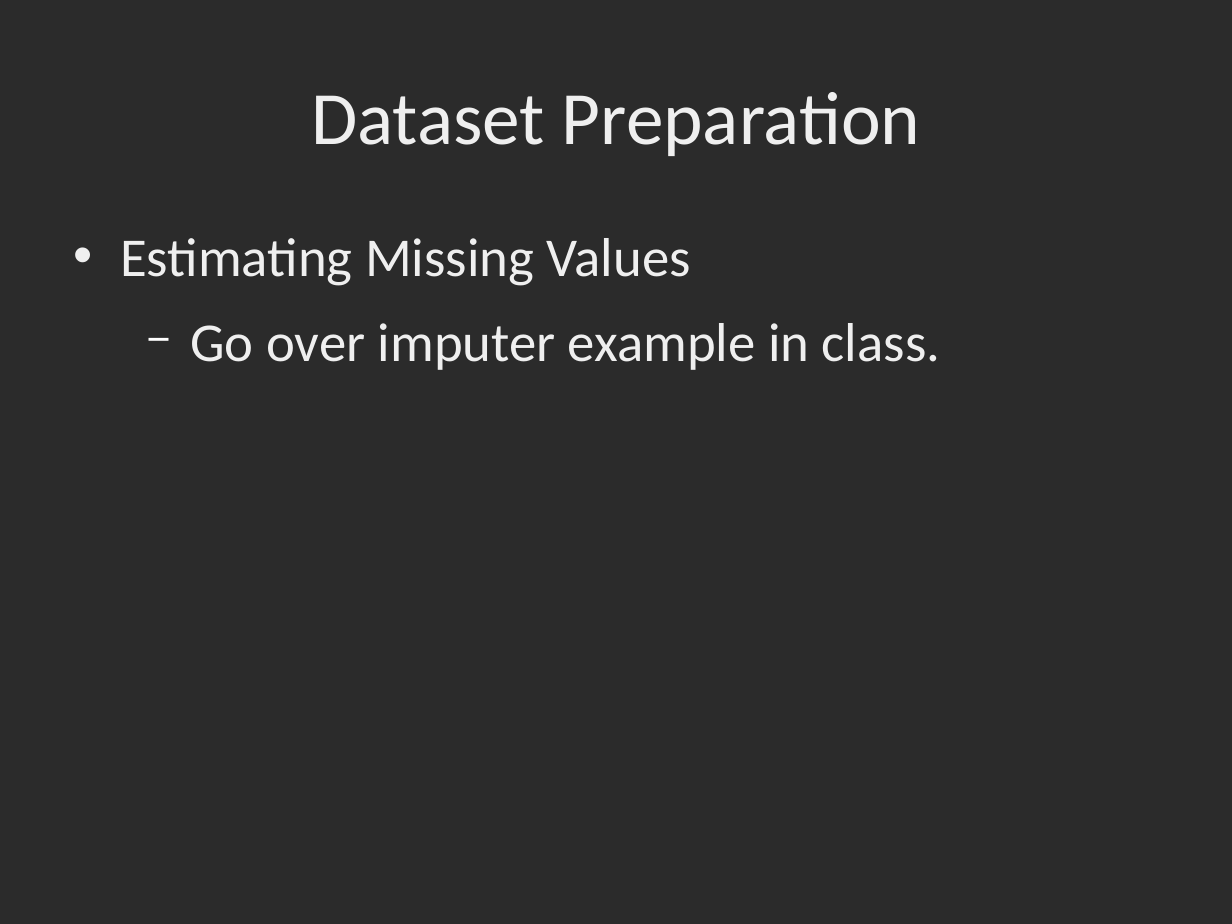
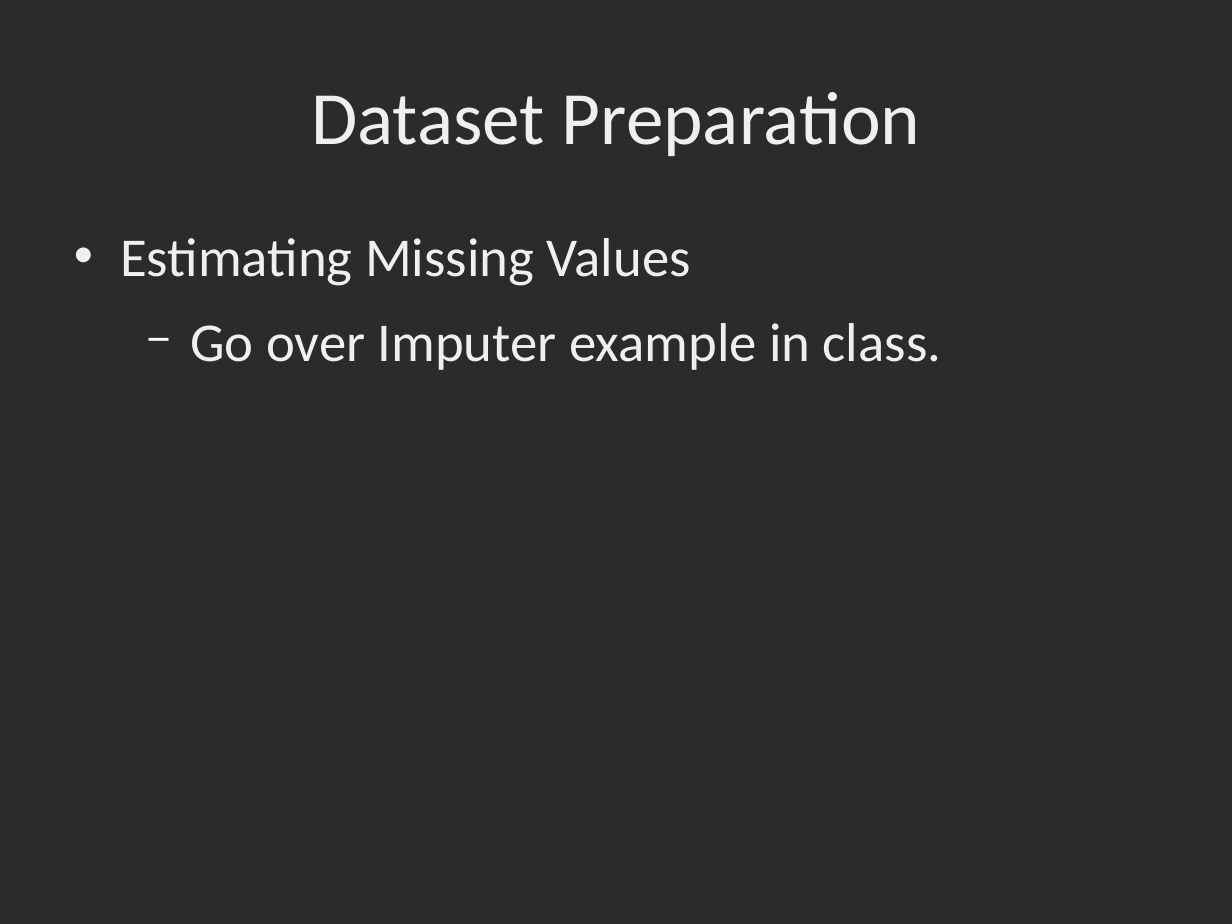
Before and after one commit to dbowmans46/PracticalProgramming, a slide deck: slide 162 of Session 7 - Python/Instructional Material/Session 7 - Python Brief Intro to Machine Learning with Scikit Learn.odp. Drawn at 1232x924 pixels with LibreOffice and Linux fonts; fonts in the diff are those of the drawing; background and template pictures are left out; a plain dark background stands for a picture behind light text. Boxes give left, top, right and bottom in pixels: in the first picture for what was removed or moved away, otherwise in the second. Text is boxed around its words. In the diff, an @@ line names an element or a change of style, - is before the commit and + after.

Commit message:
Added examples for correlation factors, updated slides with more correlation info.

```diff
--- a/Session 7 - Python/Instructional Material/Session 7 - Python Brief Intro to Machine Learning with Scikit Learn.odp
+++ b/Session 7 - Python/Instructional Material/Session 7 - Python Brief Intro to Machine Learning with Scikit Learn.odp
@@ text at [190, 323, 942, 370]: text changed @@
-  − Go over imputer example in class.
+  − Go over Imputer example in class.
```
Also in this commit, not shown: 4 other slides changed, 3 slides added, 1 other file.
